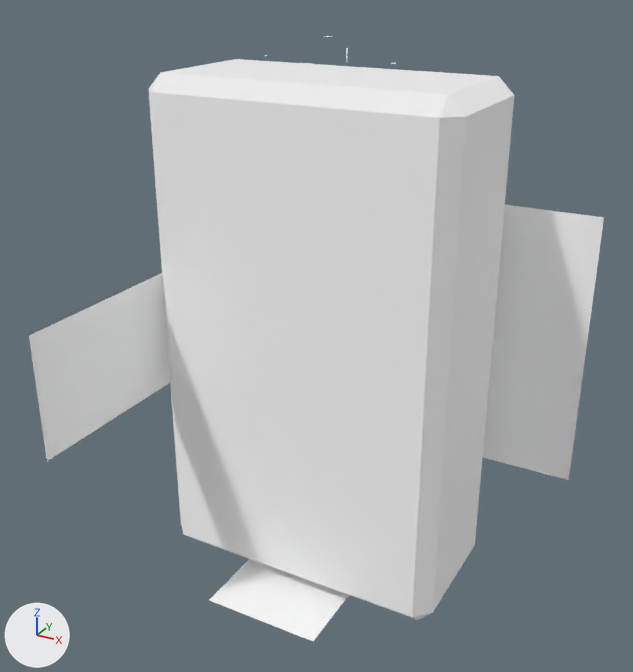
A saved change to the glTF model support-level-3/assets/models/battery.gltf.
Before and after are seen from a 50 mm lens placed at (0.15, -0.28, 0.239), pointed at (-0.002, -0.004, 0.101). Every picture has the same lights, and +X, +Y and +Z are marked at lower left. The older version comes first. Vertices at exactly the same position are counted once.

Before the edit, the objects in view are built like this:
```python
me_battery = bpy.data.meshes.new('battery')
me_battery.from_pydata(...)  # 60 vertices, 56 faces; spans x -0.094..0.094, y -0.094..0.094, z 0.0..0.213
# faces by material slot: [44, 12]
me_battery.materials.append(mat_battery)  # white #ffffff
me_battery.materials.append(mat_metal_dark)  # white #ffffff
ob_battery = bpy.data.objects.new('battery', me_battery)
ob_battery.location = (0.0, 0.0, 0.0)
```
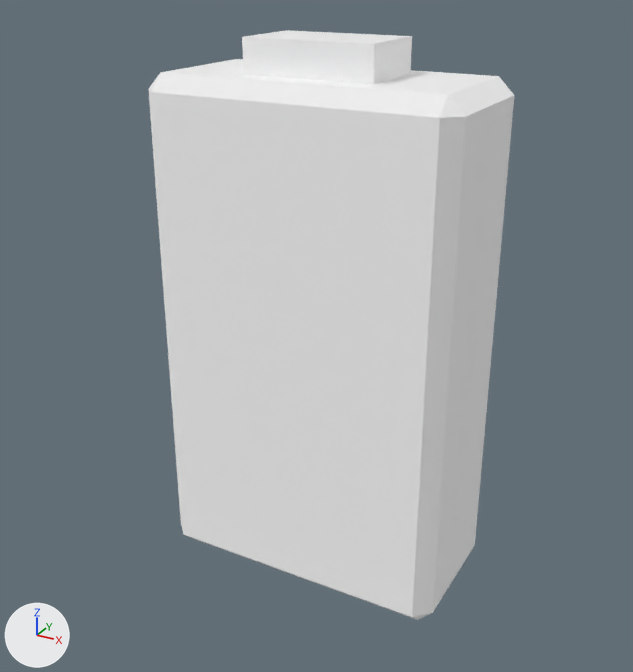
Changed parts and their boxes (x1, y1, x2, y2) in the pictures (633 x 672 px):
'battery', reshaped (36% narrower)
    before: (29, 36, 604, 641)
    after: (148, 30, 514, 620)
part 1 of me_battery, added
    after: (242, 30, 412, 84)
part 2 of me_battery, deleted
    before: (29, 36, 604, 641)

Diff of the bpy script that builds the scene:
```diff
--- a/support-level-3/assets/models/battery.gltf.py
+++ b/support-level-3/assets/models/battery.gltf.py
@@ me_battery @@
 # used by ob_battery; location = (0.0, 0.0, 0.0)
-me_battery.from_pydata(...)  # 60 vertices, 56 faces; spans x -0.094..0.094, y -0.094..0.094, z 0.0..0.213
+me_battery.from_pydata(...)  # 32 vertices, 56 faces; spans x -0.06..0.06, y -0.03..0.03, z 0.0..0.213
+# me_battery part 1: a new loose piece, a box spanning x -0.025..0.025, y -0.015..0.015, z 0.198..0.213, in mat_metal_dark (white #ffffff)
+# me_battery part 2: 9 loose pieces with 36 vertices, spanning x -0.094..0.094, y -0.094..0.094, z 0.0..0.213, are deleted
+# other edits to the shape of me_battery do not show in these pictures
 me_battery.materials.append(mat_battery)
```
